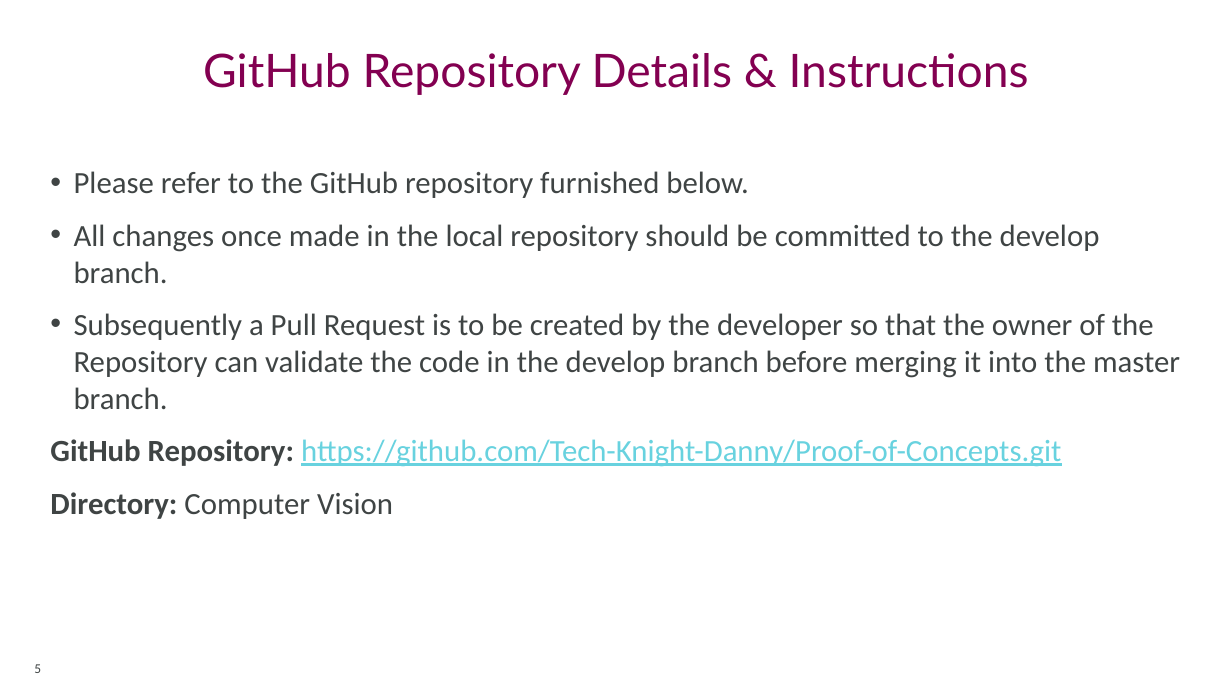
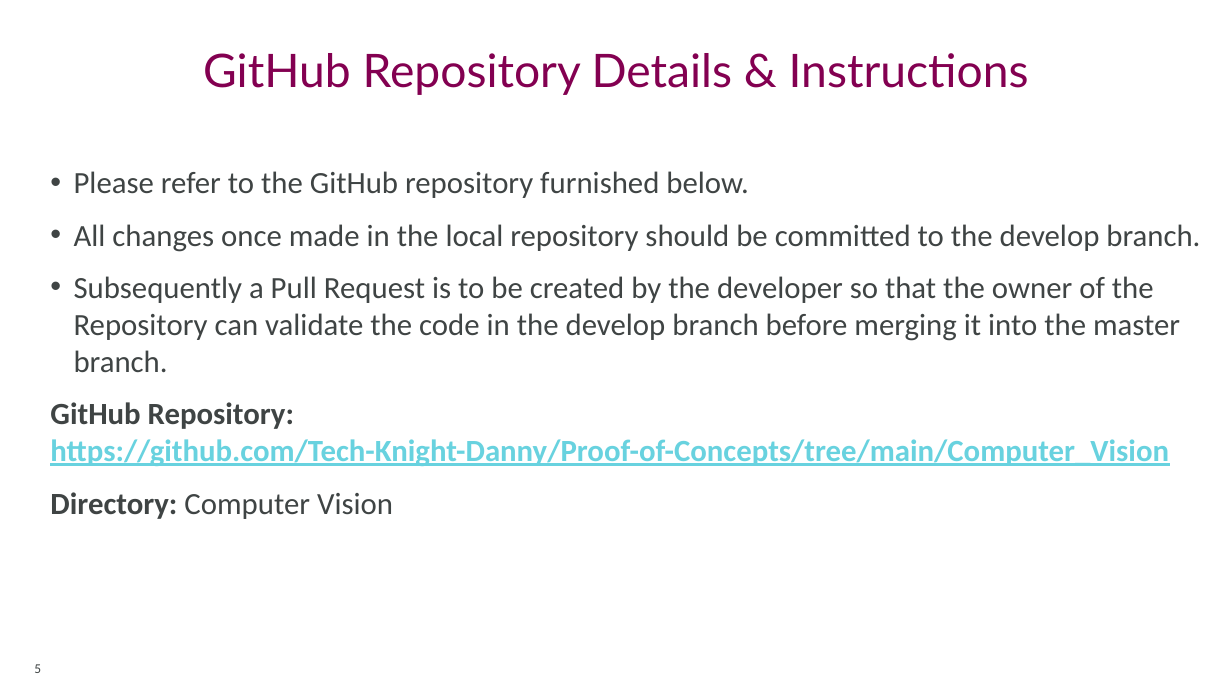
Before and after one commit to BennyDanielT/Proof-of-Concepts, a slide deck: slide 5 of Computer_Vision/Computer_Vision_Game_Plan.pptx. Drawn at 1232x693 pixels with LibreOffice and Linux fonts; fonts in the diff are those of the drawing; background and template pictures are left out. Boxes give left, top, right and bottom in pixels: in the first picture for what was removed or moved away, otherwise in the second. Text is boxed around its words. In the diff, an @@ line names an element or a change of style, - is before the commit and + after.

Commit message:
PPT

```diff
--- a/Computer_Vision/Computer_Vision_Game_Plan.pptx
+++ b/Computer_Vision/Computer_Vision_Game_Plan.pptx
@@ text at (50, 402, 1169, 466): text changed; bold on @@
-GitHub Repository: https://github.com/Tech-Knight-Danny/Proof-of-Concepts.git
+GitHub Repository: https://github.com/Tech-Knight-Danny/Proof-of-Concepts/tree/main/Computer_Vision
```
